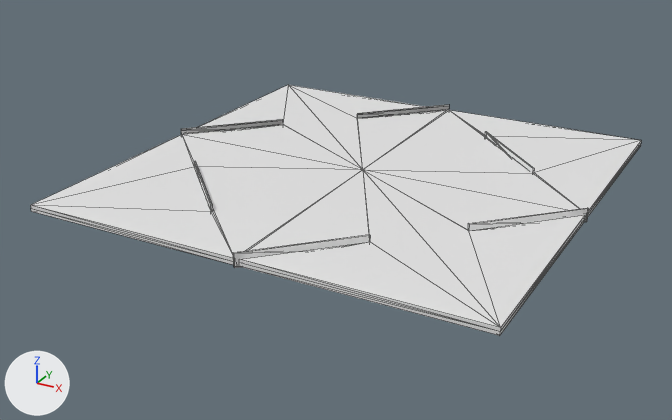
The glTF model public/Textile.glb: old version first, new version second.
Rendered twice from a 50 mm camera at (61.0, -119.4, 38.5) aimed at (-2.4, -4.1, -19.2). The lights are fixed; the arrows at lower left show +X, +Y and +Z. The first picture is the older version. Mesh edges are drawn as thin lines. Where no turn or scale is listed for an object, it has been applied to the vertices.
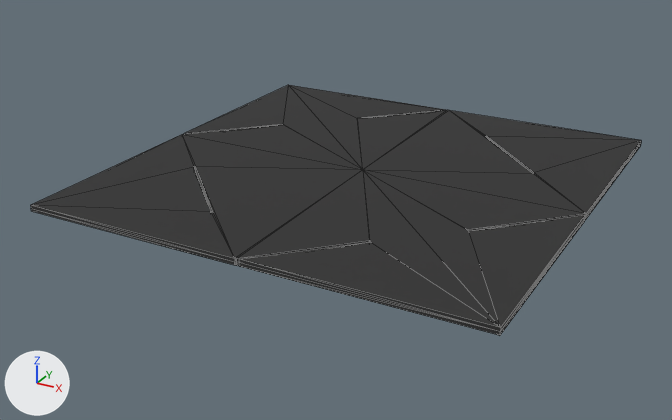
The change in detail:
Material 'Material' (mat_material) is new.
Its base color is (0.0295, 0.0295, 0.0295) (dark grey #303030).
Its roughness is 1.0.
me_cube has 90 vertices, 168 faces and spans x -34.6..34.6, y -34.6..34.6, z -0.5..0.5.
me_cube gains material mat_material (dark grey #303030).
Object 'Plane.001' (ob_plane_001) is deleted.
Object 'Plane.002' (ob_plane_002) is deleted.
Object 'Plane.003' (ob_plane_003) is deleted.
Object 'Plane.004' (ob_plane_004) is deleted.
Object 'Plane.005' (ob_plane_005) is deleted.
Object 'Plane.006' (ob_plane_006) is deleted.

What differs and where, as boxes [x1, y1, x2, y2] in the pictures (672 x 420 px):
'Unit', recoloured (white to dark grey): [31, 85, 641, 335] in both
'Plane.001', deleted: before [233, 234, 370, 268]
'Plane.006', deleted: before [468, 208, 588, 231]
'Plane.002', deleted: before [181, 119, 283, 135]
'Plane.003', deleted: before [357, 104, 449, 118]
'Plane.005', deleted: before [485, 132, 534, 174]
'Plane.004', deleted: before [194, 161, 213, 211]
